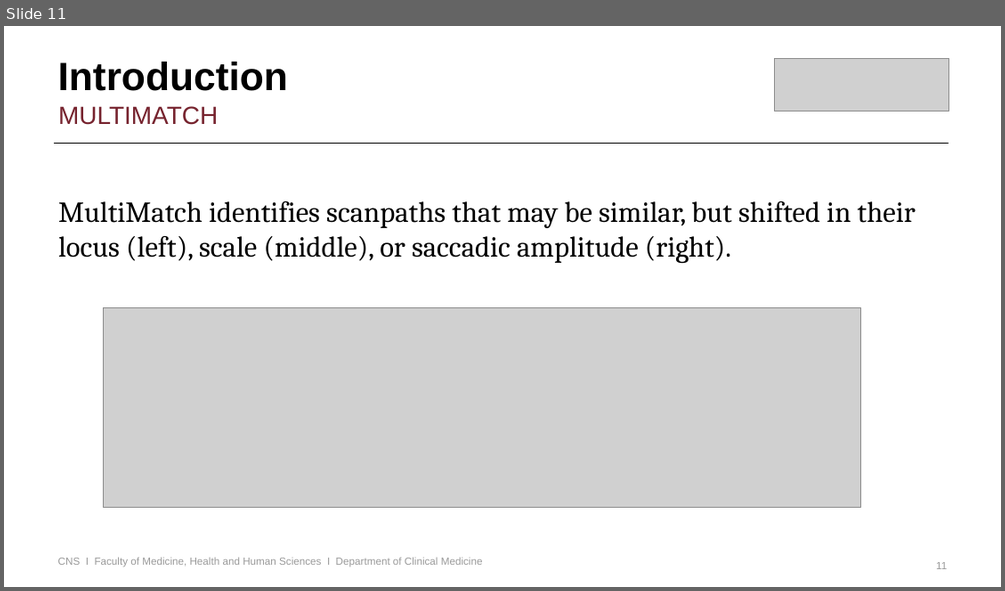
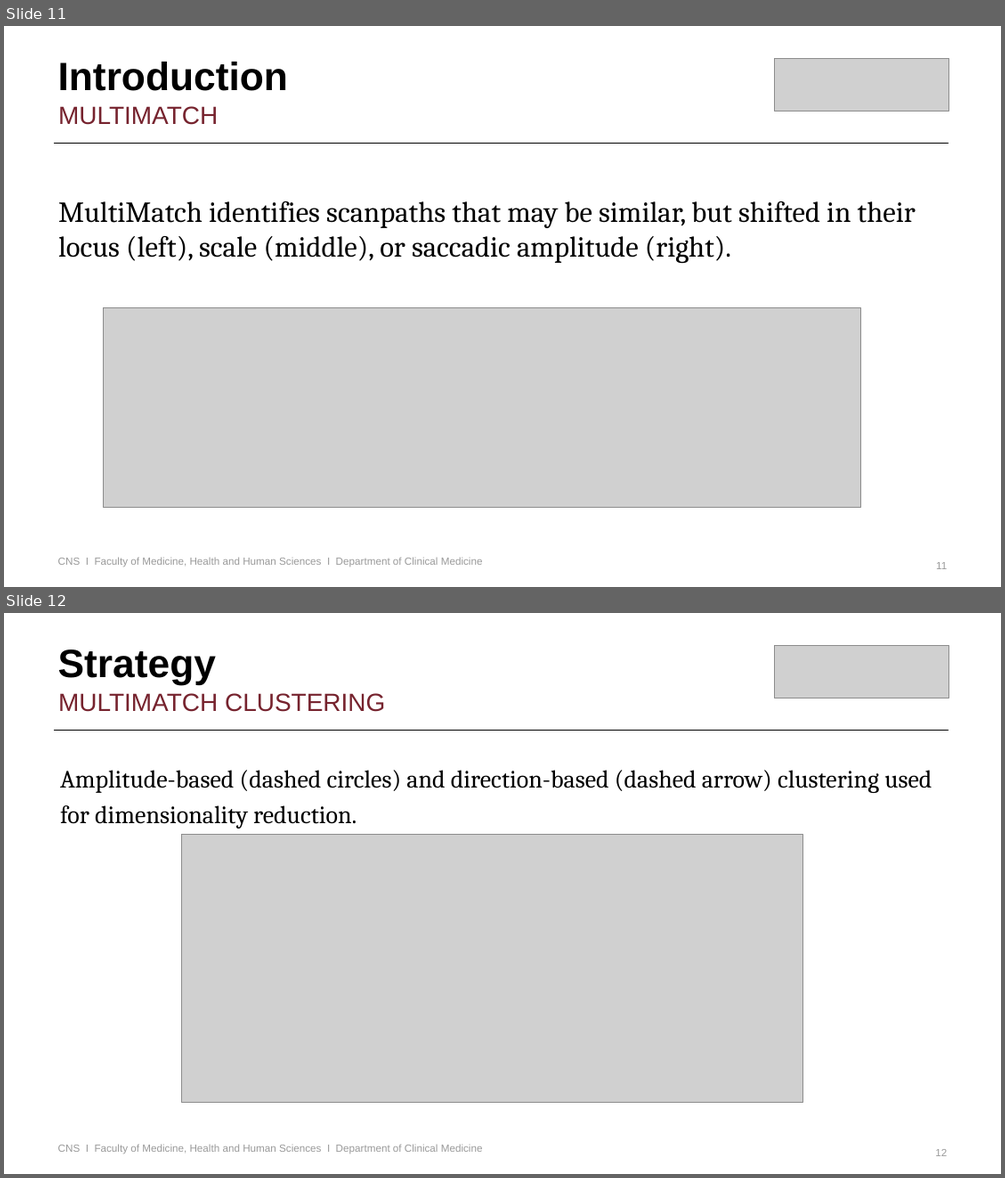
Before and after one commit to robnewport/macquarie, a slide deck: RobNewport_ScanMatch_MultiMatch.pptx. Shown one above the other, each under a label of ours: slide 11 before the commit, slides 11 and 12 after it. The pictures are 1005x591 and 1005x1178 pixels, drawn with LibreOffice and Linux fonts; fonts in the diff are those of the drawing; grey boxes stand for pictures; background and template pictures are left out. Boxes give left, top, right and bottom in pixels: in the first picture for what was removed or moved away, otherwise in the second. Text is boxed around its words. In the diff, an @@ line names an element or a change of style, - is before the commit and + after.

```diff
--- a/RobNewport_ScanMatch_MultiMatch.pptx
+++ b/RobNewport_ScanMatch_MultiMatch.pptx
@@ slide 12 added at [4,613,1001,1174], background #FFFFFF @@
@@ title added at [58,649,216,684], 76 pt, text #000000, bold @@
+Strategy
@@ picture added at [774,645,948,698] @@
@@ text added at [58,693,385,712], 48 pt, text #76232E @@
+MULTIMATCH CLUSTERING
@@ line added from (54, 730) to (948, 730), #000000 2 pt @@
@@ text added at [60,770,931,828], 48 pt, text #000000 @@
+Amplitude-based (dashed circles) and direction-based (dashed arrow) clustering used for dimensionality reduction.
@@ picture added at [181,834,802,1102] @@
@@ text added at [58,1143,483,1153], 20 pt, text #9A9A9A @@
+CNS I Faculty of Medicine, Health and Human Sciences I Department of Clinical Medicine
@@ page number added at [935,1149,947,1156], 20 pt, text #9A9A9A @@
+12
```
Also in this commit, not shown: 5 slides changed, 1 other slide added, 1 other file.
